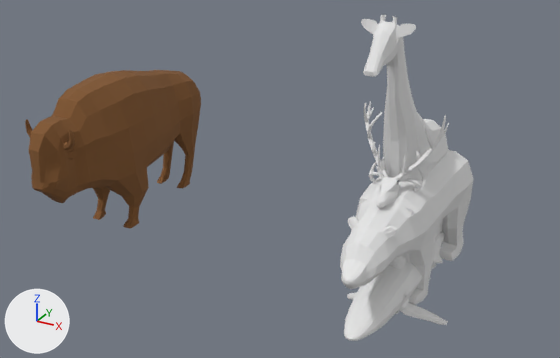
The glTF model proyecto-integrador-1/public/models/forest/animals/bizon_final_plane.glb, before and after one commit.
Rendered twice from a camera (50 mm lens) standing at (2.94, -9.06, 5.65) and looking at (-1.93, -0.21, 1.23). The axes (+X, +Y, +Z) are drawn at lower left. The lights are the same throughout. Where no turn or scale is listed for an object, it has been applied to the vertices.

In view in the first picture: '05deerFinal_Plane.173', '07sharkFinal_Plane.177', '08bearFinal_Plane.179', '09deerFinal_Plane.188', '12dogFinal_Plane.190', '13cowFinal_Plane.192', '17horseFinal_Cube.009', '18girafFinal_Plane.185', 'bizon_final_plane'.
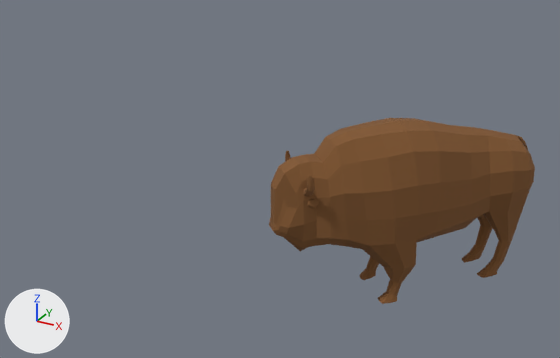
Location of each change, (x1, y1, x2, y2) in pixels of the pictures (560 x 358 px):
'bizon_final_plane', moved, turned
    before: (25, 70, 201, 228)
    after: (269, 118, 535, 304)
'08bearFinal_Plane.179', deleted
    before: (340, 149, 474, 305)
'18girafFinal_Plane.185', deleted
    before: (361, 14, 448, 182)
'07sharkFinal_Plane.177', deleted
    before: (344, 231, 448, 341)
'09deerFinal_Plane.188', deleted
    before: (364, 101, 449, 253)
'05deerFinal_Plane.173', deleted
    before: (369, 162, 426, 192)
'12dogFinal_Plane.190', deleted
    before: (388, 256, 407, 314)
'13cowFinal_Plane.192', deleted
    before: (360, 198, 443, 264)
'17horseFinal_Cube.009', deleted
    before: (380, 187, 440, 269)

What changed in the scene script:
```text
Change ob_bizon_final_plane:
    ob_bizon_final_plane.location: (-4.823, 0.0, 0.0) -> (0.0, 0.0, 0.0)
    ob_bizon_final_plane.rotation_euler: (1.571, 0.0, 0.0) -> (1.571, 0.0, -0.751)  # degrees (90, 0, 0) -> degrees (90, 0, -43)
Remove ob_05deerfinal_plane_173:
    ob_05deerfinal_plane_173 = bpy.data.objects.new('05deerFinal_Plane.173', me_05deerfinal_plane_173)
    ob_05deerfinal_plane_173.location = (0.0, 0.0, 0.0)
Remove ob_07sharkfinal_plane_177:
    ob_07sharkfinal_plane_177 = bpy.data.objects.new('07sharkFinal_Plane.177', me_07sharkfinal_plane_177)
    ob_07sharkfinal_plane_177.location = (0.0, 0.0, 0.0)
Remove ob_08bearfinal_plane_179:
    ob_08bearfinal_plane_179 = bpy.data.objects.new('08bearFinal_Plane.179', me_08bearfinal_plane_179)
    ob_08bearfinal_plane_179.location = (0.0, 0.0, 0.0)
Remove ob_09deerfinal_plane_188:
    ob_09deerfinal_plane_188 = bpy.data.objects.new('09deerFinal_Plane.188', me_09deerfinal_plane_188)
    ob_09deerfinal_plane_188.location = (0.0, 0.0, 0.0)
Remove ob_12dogfinal_plane_190:
    ob_12dogfinal_plane_190 = bpy.data.objects.new('12dogFinal_Plane.190', me_12dogfinal_plane_190)
    ob_12dogfinal_plane_190.location = (0.0, 0.0, 0.0)
Remove ob_13cowfinal_plane_192:
    ob_13cowfinal_plane_192 = bpy.data.objects.new('13cowFinal_Plane.192', me_13cowfinal_plane_192)
    ob_13cowfinal_plane_192.location = (0.0, 0.0, 0.0)
Remove ob_17horsefinal_cube_009:
    ob_17horsefinal_cube_009 = bpy.data.objects.new('17horseFinal_Cube.009', me_17horsefinal_cube_009)
    ob_17horsefinal_cube_009.location = (0.0, 0.0, 0.0)
Remove ob_18giraffinal_plane_185:
    ob_18giraffinal_plane_185 = bpy.data.objects.new('18girafFinal_Plane.185', me_18giraffinal_plane_185)
    ob_18giraffinal_plane_185.location = (0.0, 0.0, 0.0)
```
